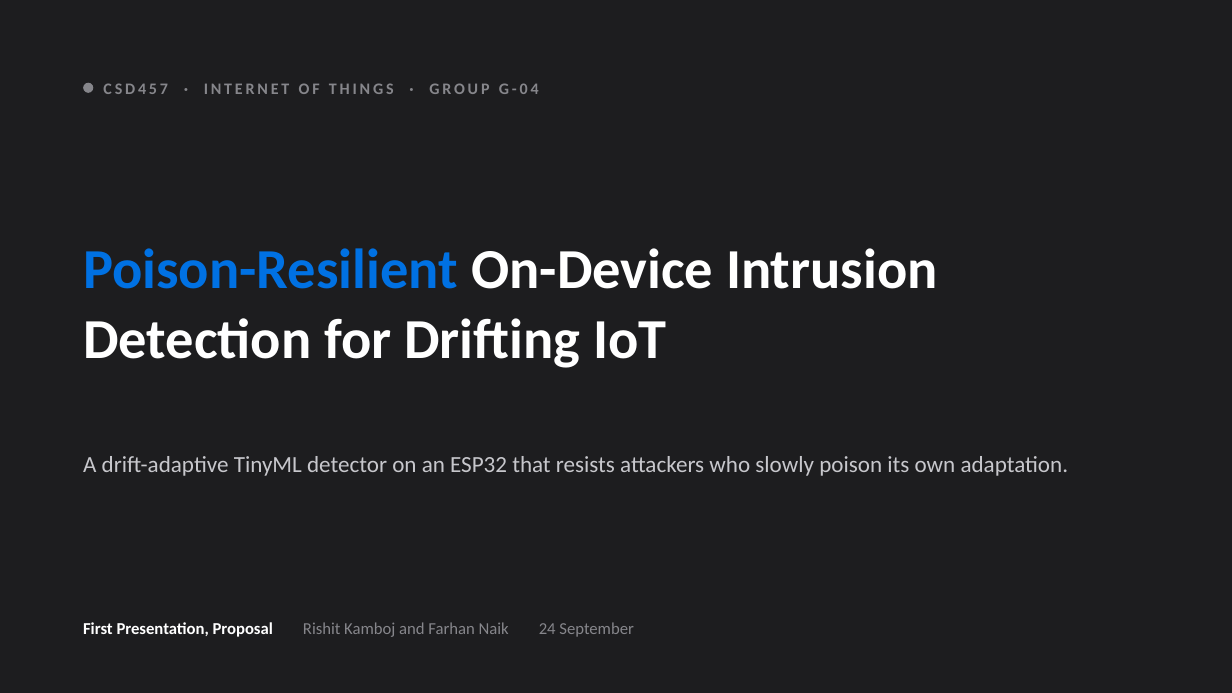
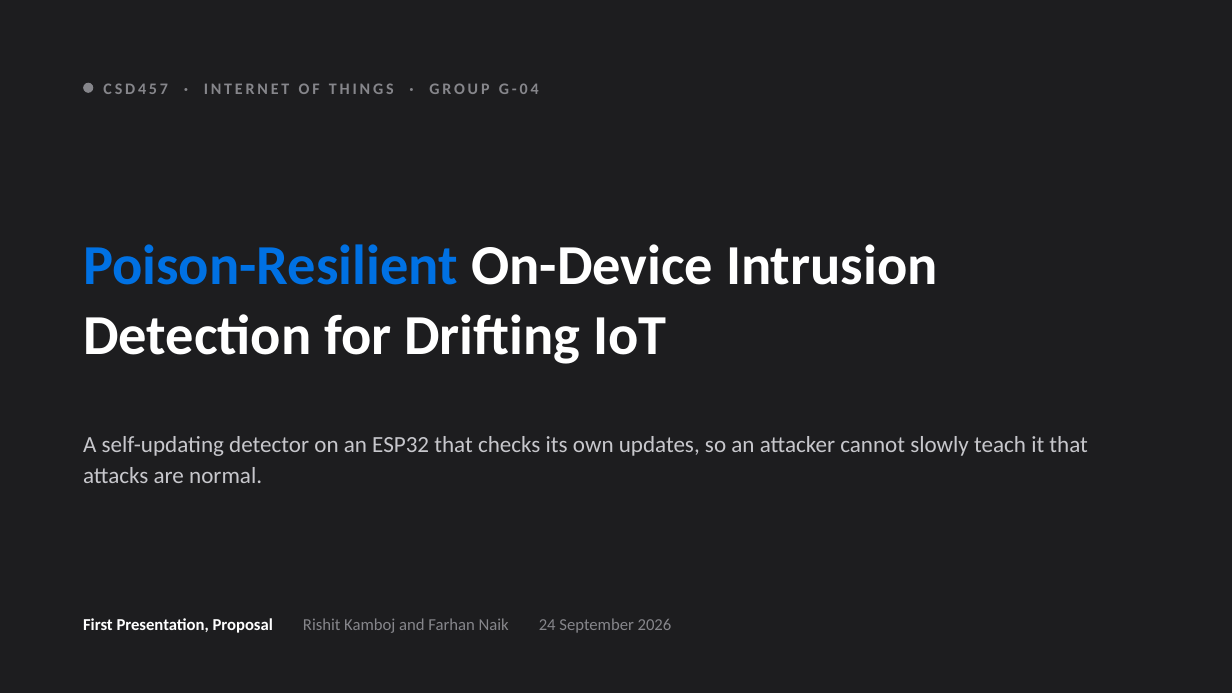
Before and after one commit to IOT-snu/brainstorming, a slide deck: slide 1 of CSD457_First_Presentation.pptx. Drawn at 1232x693 pixels with LibreOffice and Linux fonts; fonts in the diff are those of the drawing. Boxes give left, top, right and bottom in pixels: in the first picture for what was removed or moved away, otherwise in the second. Text is boxed around its words. In the diff, an @@ line names an element or a change of style, - is before the commit and + after.

```diff
--- a/CSD457_First_Presentation.pptx
+++ b/CSD457_First_Presentation.pptx
@@ text "Poison-Resilient On-Device Intrusion Detection for ...": place and size @@
-text "Poison-Resilient On-Device Intrusion Detection for ..." at [83, 248, 938, 368]
+text "Poison-Resilient On-Device Intrusion Detection for ..." at [83, 244, 938, 364]
@@ text at [83, 436, 1087, 483]: text changed @@
-A drift-adaptive TinyML detector on an ESP32 that resists attackers who slowly poison its own adaptation.
+A self-updating detector on an ESP32 that checks its own updates, so an attacker cannot slowly teach it that attacks are normal.
@@ text at [83, 618, 672, 633]: text changed @@
-First Presentation, Proposal Rishit Kamboj and Farhan Naik 24 September
+First Presentation, Proposal Rishit Kamboj and Farhan Naik 24 September 2026
```
Also in this commit, not shown: 1 other slide changed, 9 slides added, 6 slides removed, 1 other file.
